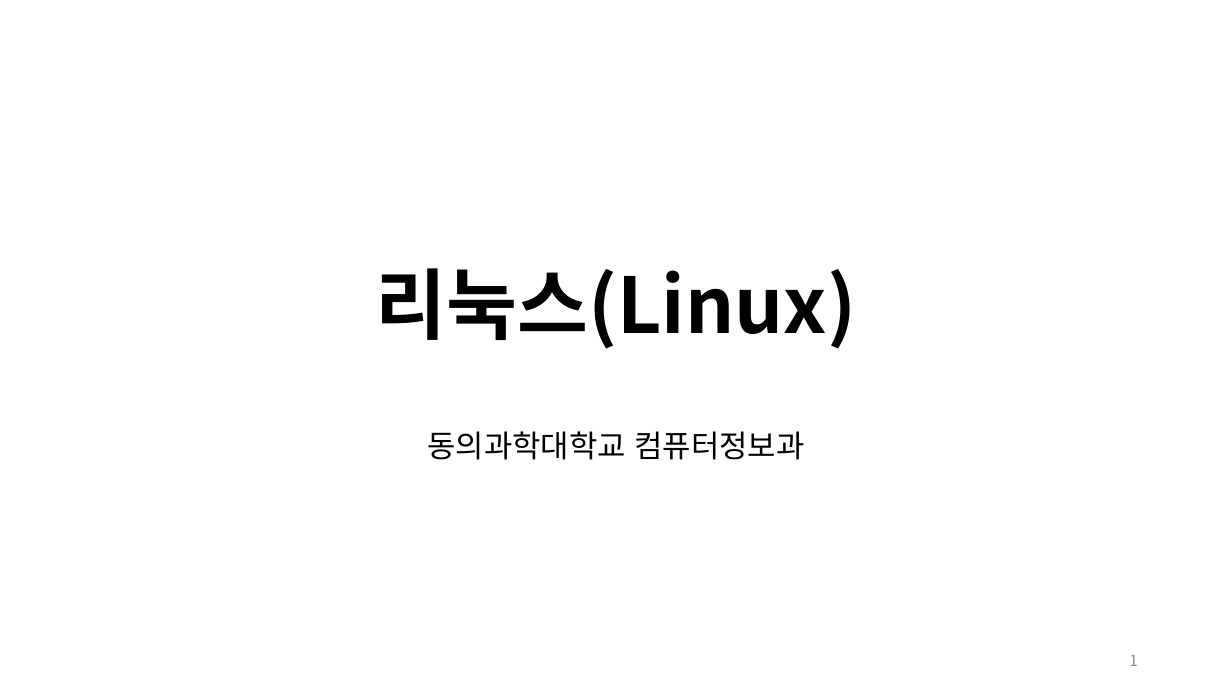
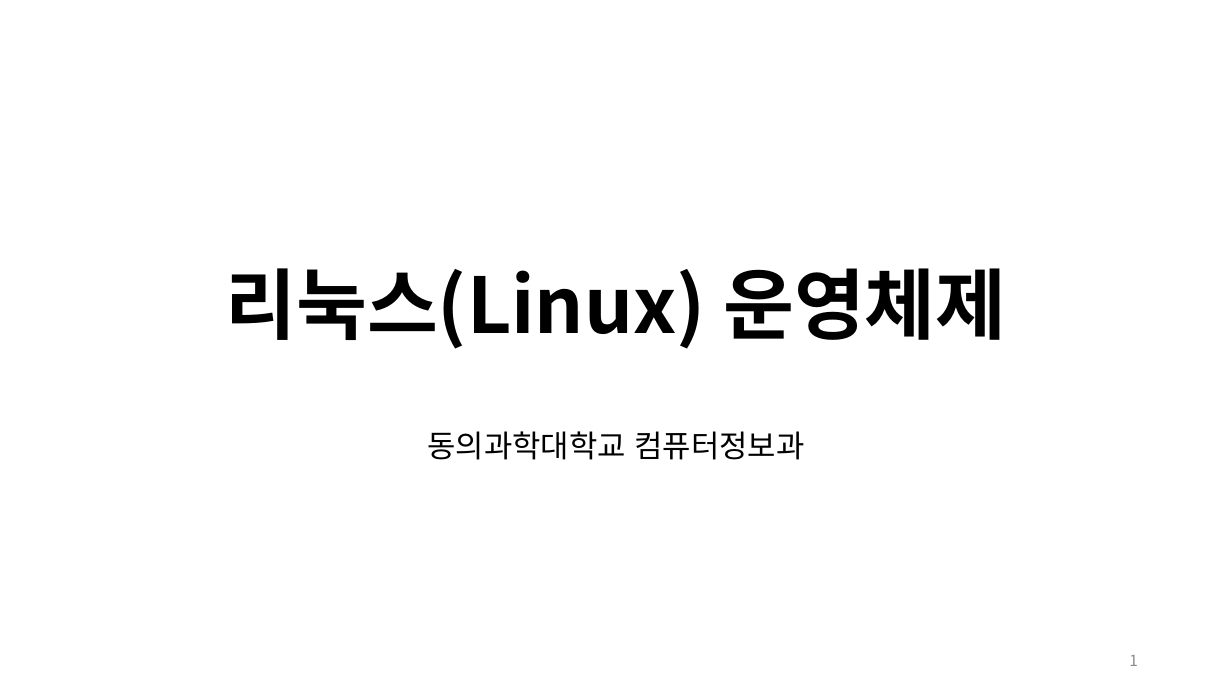
Before and after one commit to Open-Source-Programming/OpenSource-Lec, a slide deck: slide 1 of 01-linux.pptx. Drawn at 1232x693 pixels with LibreOffice and Linux fonts; fonts in the diff are those of the drawing. Boxes give left, top, right and bottom in pixels: in the first picture for what was removed or moved away, otherwise in the second. Text is boxed around its words. In the diff, an @@ line names an element or a change of style, - is before the commit and + after.

```diff
--- a/01-linux.pptx
+++ b/01-linux.pptx
@@ title at box(225, 268, 1006, 349): text changed @@
-리눅스(Linux)
+리눅스(Linux) 운영체제
```
Also in this commit, not shown: 9 other slides changed, 1 slide added.
